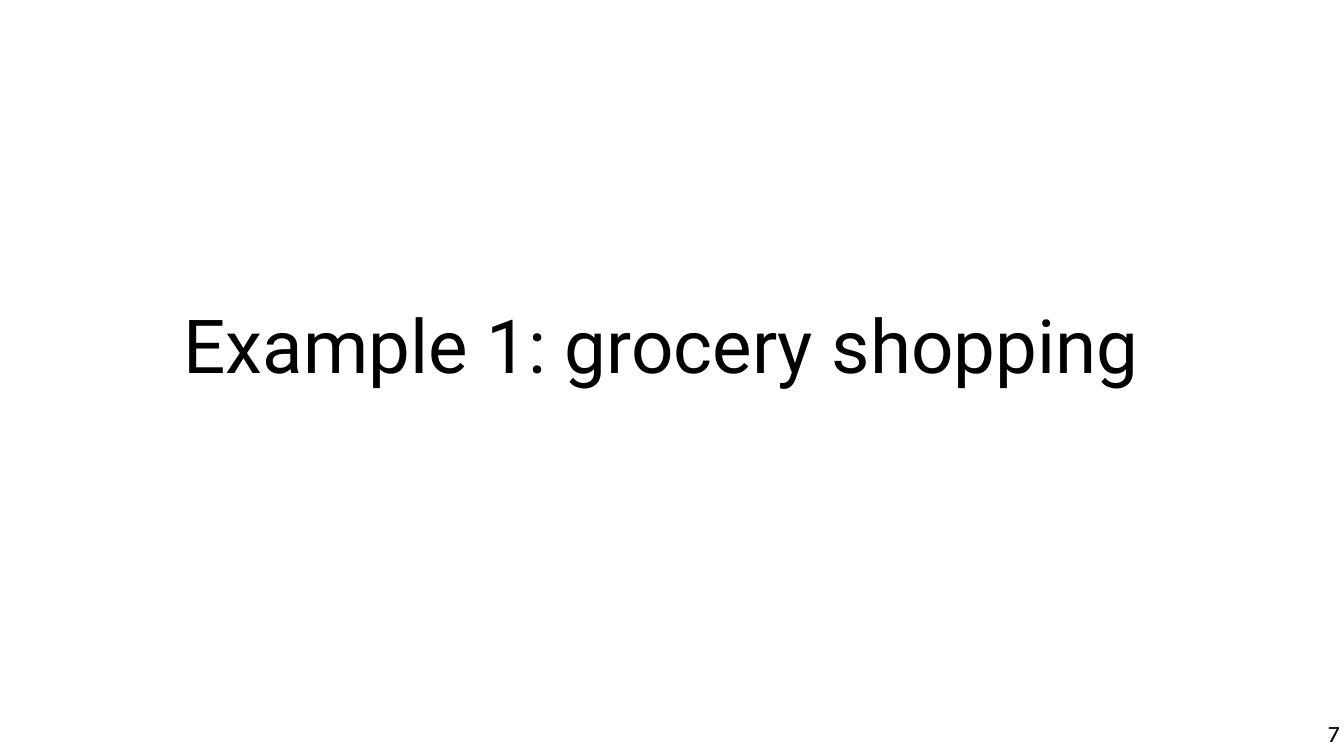
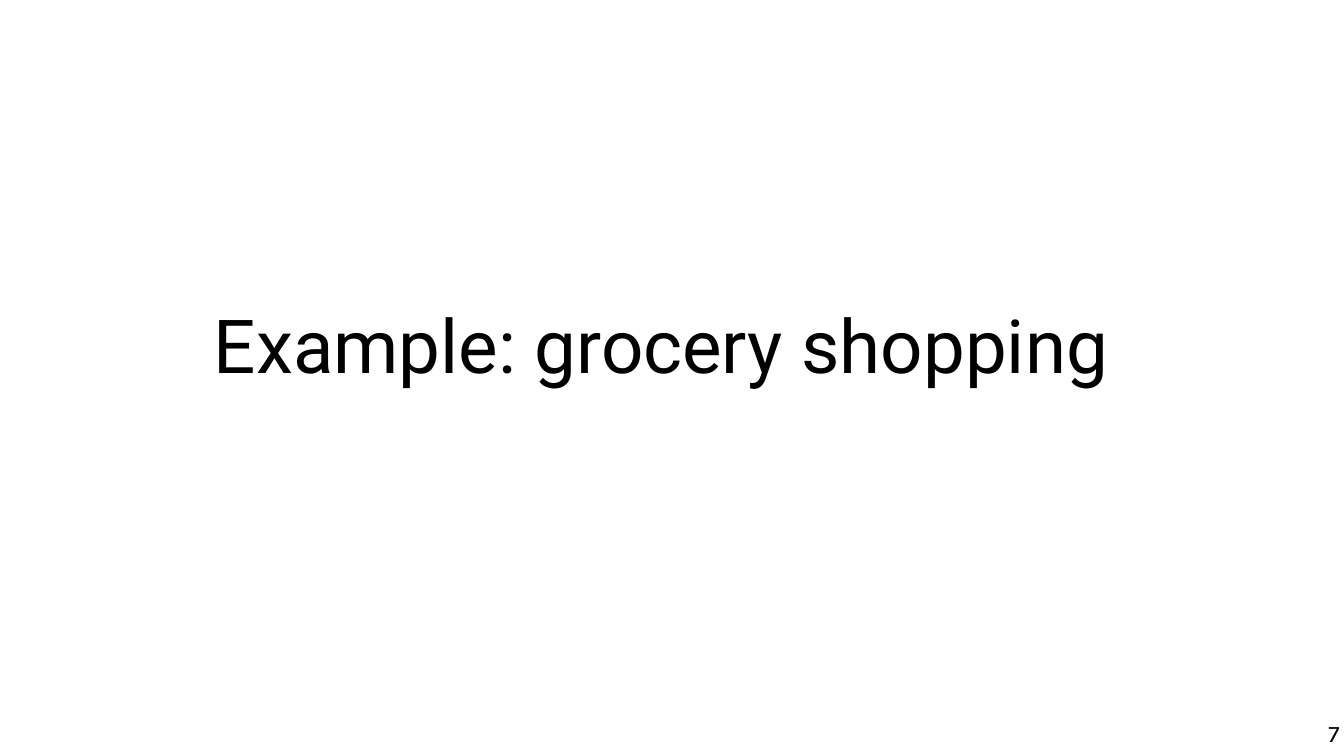
Before and after one commit to marco-calautti/data-mining-course, a slide deck: slide 7 of theory/odp/tt18_latent_factors_recommenders.odp. Drawn at 1344x756 pixels with LibreOffice and Linux fonts; fonts in the diff are those of the drawing. Boxes give left, top, right and bottom in pixels: in the first picture for what was removed or moved away, otherwise in the second. Text is boxed around its words. In the diff, an @@ line names an element or a change of style, - is before the commit and + after.

```diff
--- a/theory/odp/tt18_latent_factors_recommenders.odp
+++ b/theory/odp/tt18_latent_factors_recommenders.odp
@@ title at <box>214,317,1107,389</box>: text changed @@
-Example 1: grocery shopping
+Example: grocery shopping
```
Also in this commit, not shown: 4 other slides changed, 1 slide added, 1 other file.
